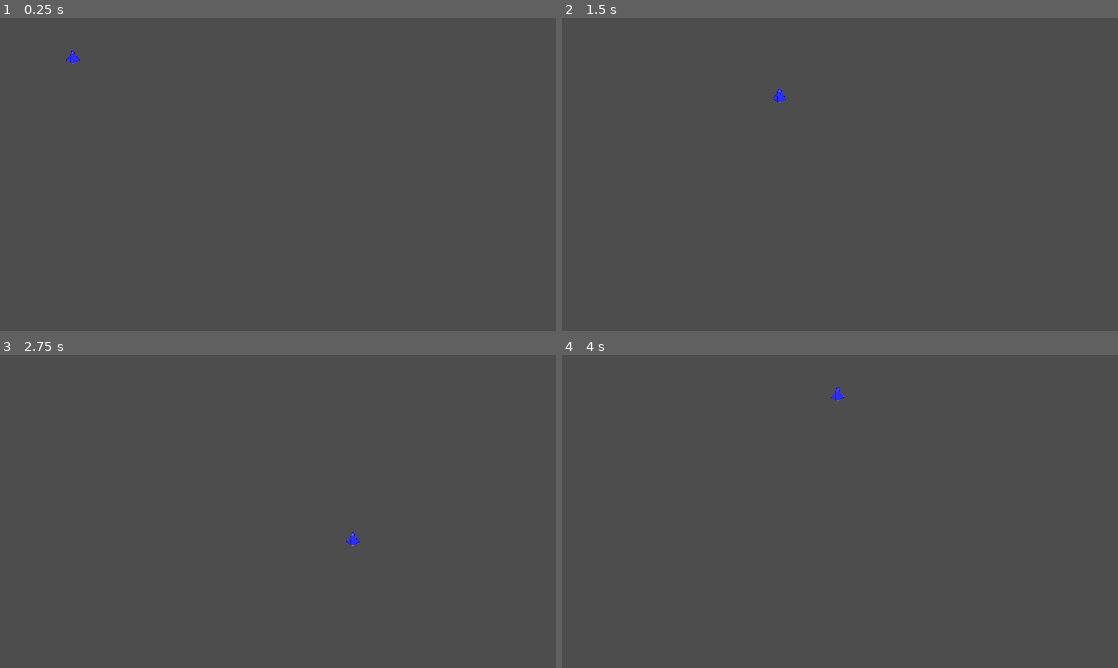
Above: before the commit, frames 1-4 (two rows, left to right).
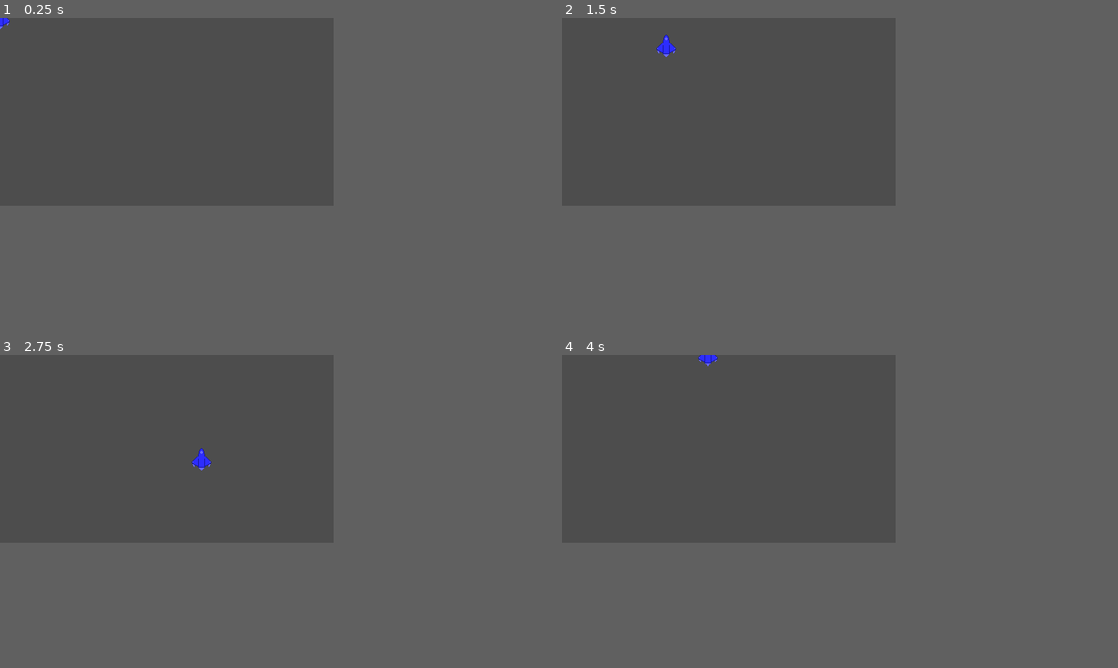
Above: after the commit, the same moments.

Repository: GavinGuyote/TicketBlaster
Game: Godot game, scene res://player.tscn
Same seed, same stepped clock (60 frames per second), same inputs: the game is played once before the commit and once after it.
Inputs:
- Up to frame 1 (0.25 s): no input
- Up to frame 2 (1.5 s): tap Enter at 0.5 s; hold D (right) 0.53-1.28 s; hold S (down) from 1.28 s (still down)
- Up to frame 3 (2.75 s): release S (down) at 2.03 s; hold D (right) from 2.03 s (still down)
- Up to frame 4 (4 s): release D (right) at 2.78 s; hold W (up) 2.78-3.53 s; hold A (left) from 3.53 s (still down)
In our replay, the window is 800x450 before the commit and 480x270 after it. These sizes can differ from the game's own. Grey fills any space a smaller window leaves; there, only what the larger window draws over its background counts as a difference.

The runs differ from the first frame. In frame 1, less than 0.1% of the frame differs, in the area x 0-15%, y 0-15%; in frame 2, 0.2%, in the area x 17-41%, y 5-28%; in frame 3, 0.2%; in frame 4, 0.1%.

Commit message:
Stage 1.5: ship animations

Diff:
--- a/player.gd
+++ b/player.gd
@@ -1,12 +1,37 @@
 extends CharacterBody2D
 
-@export var speed: float = 400 # pixels per second
+@export var speed: float = 200 # pixels per second
 @export var player_id: int = 1 # Used in co-op stage
 
+@onready var sprite = $AnimatedSprite2D
+
+var input_direction: Vector2 = Vector2.ZERO
+var was_moving: bool = false
+
 func get_input():
-	var input_direction = Input.get_vector("left", "right", "up", "down")
+	input_direction = Input.get_vector("left", "right", "up", "down")
 	velocity = input_direction * speed
 
-func _physics_process(delta: float):
+func update_animation():
+	print(sprite.animation)
+	# Is the player pressing anything? Compare input-direction to Vector2.ZERO
+	var is_moving: bool = input_direction != Vector2.ZERO
+
+	if is_moving and not was_moving:
+		# Just started moving so play startup animation
+		sprite.play("startup")
+	elif not is_moving and was_moving:
+		# Just stopped moving, play idle
+		sprite.play("idle")
+
+	was_moving = is_moving
+
+func _physics_process(_delta: float):
 	get_input()
+	update_animation()
 	move_and_slide()
+
+func _on_animated_sprite_2d_animation_finished():
+	# if the animation that just ended was "startup", play "thrust"
+	if sprite.animation == "startup":
+		sprite.play("thrust")
--- a/player.tscn
+++ b/player.tscn
@@ -86,7 +86,7 @@
 "duration": 1.0,
 "texture": SubResource("AtlasTexture_nvl01")
 }],
-"loop": 1,
+"loop": 0,
 "name": &"startup",
 "speed": 5.0
 }, {
@@ -108,14 +108,15 @@
 [sub_resource type="CapsuleShape2D" id="CapsuleShape2D_l1abw"]
 
 [node name="Player" type="CharacterBody2D" unique_id=653145262]
-position = Vector2(151, 82)
 script = ExtResource("1_4flbx")
-metadata/_edit_group_ = true
 
 [node name="AnimatedSprite2D" type="AnimatedSprite2D" parent="." unique_id=1498976117]
 sprite_frames = SubResource("SpriteFrames_l1abw")
-animation = &"idle"
-frame_progress = 0.57514936
+animation = &"startup"
+frame = 6
+frame_progress = 1.0
 
 [node name="CollisionShape2D" type="CollisionShape2D" parent="." unique_id=1049319303]
 shape = SubResource("CapsuleShape2D_l1abw")
+
+[connection signal="animation_finished" from="AnimatedSprite2D" to="." method="_on_animated_sprite_2d_animation_finished"]
--- a/project.godot
+++ b/project.godot
@@ -17,6 +17,9 @@
 
 [display]
 
+window/size/viewport_width=480
+window/size/viewport_height=270
+window/size/mode=2
 window/stretch/mode="canvas_items"
 window/stretch/aspect="expand"
 
